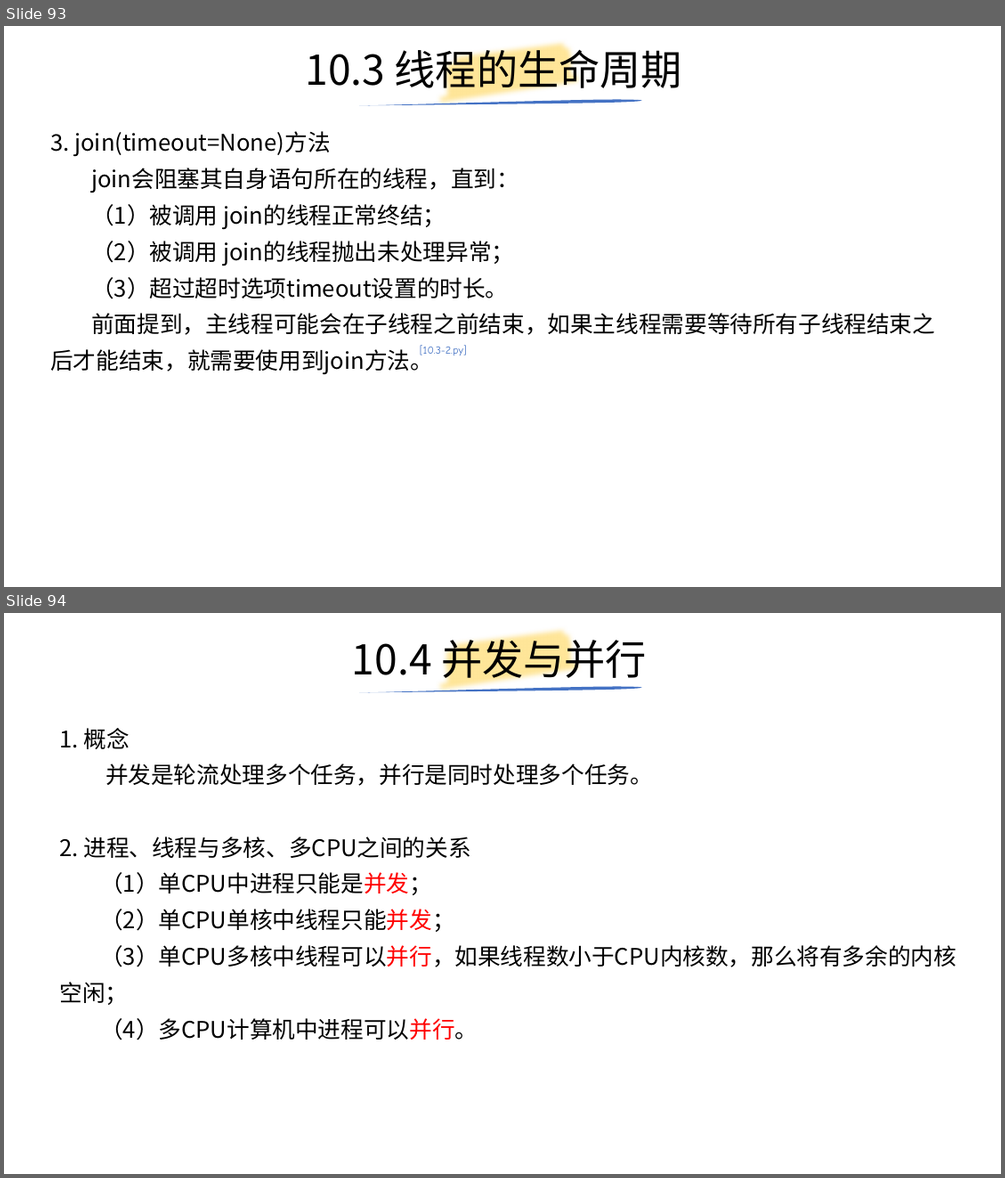
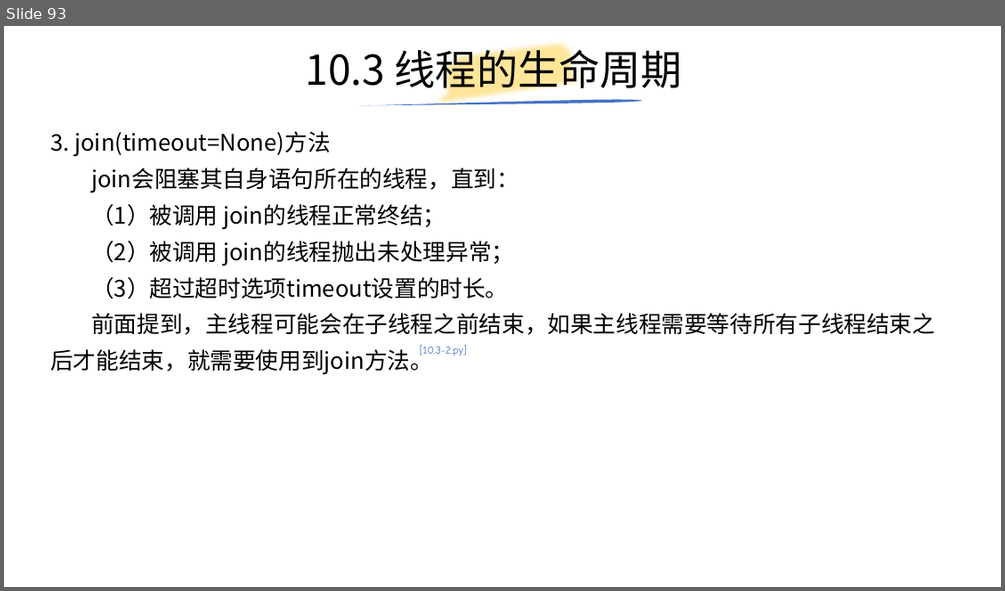
Before and after one commit to yiwenliu/CorePython, a slide deck: PPT/CorePython.pptx. Shown one above the other, each under a label of ours: slides 93 and 94 before the commit, slide 93 after it. The pictures are 1005x1178 and 1005x591 pixels, drawn with LibreOffice and Linux fonts; fonts in the diff are those of the drawing. Boxes give left, top, right and bottom in pixels: in the first picture for what was removed or moved away, otherwise in the second. Text is boxed around its words. In the diff, an @@ line names an element or a change of style, - is before the commit and + after.

```diff
--- a/PPT/CorePython.pptx
+++ b/PPT/CorePython.pptx
@@ slide 94 removed at [4, 613, 1001, 1174], background #FFFFFF @@
@@ title removed at [352, 633, 647, 685] @@
-10.4 并发与并行
@@ freeform shape removed at [435, 613, 588, 712] @@
@@ freeform shape removed at [359, 686, 642, 692] @@
@@ text removed at [59, 728, 653, 786] @@
-1. 概念
-并发是轮流处理多个任务，并行是同时处理多个任务。
@@ text removed at [59, 836, 956, 1040] @@
-2. 进程、线程与多核、多CPU之间的关系
-（1）单CPU中进程只能是并发；
-（2）单CPU单核中线程只能并发；
-（3）单CPU多核中线程可以并行，如果线程数小于CPU内核数，那么将有多余的内核空闲；
-（4）多CPU计算机中进程可以并行。
```
Also in this commit, not shown: 24 slides changed, 5 slides added, 4 other slides removed, 12 other files.
